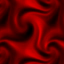
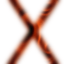
Layer changes from the first 64px x 64px image to the second:
added layer "Visible #1" above "Layer #1" over [left=1, top=0, right=64, bottom=64]
hid "Layer #1", painted on it over [left=0, top=0, right=64, bottom=64]
hid "Layer" over [left=0, top=0, right=64, bottom=64]
hid "Visible" over [left=1, top=0, right=64, bottom=64]
